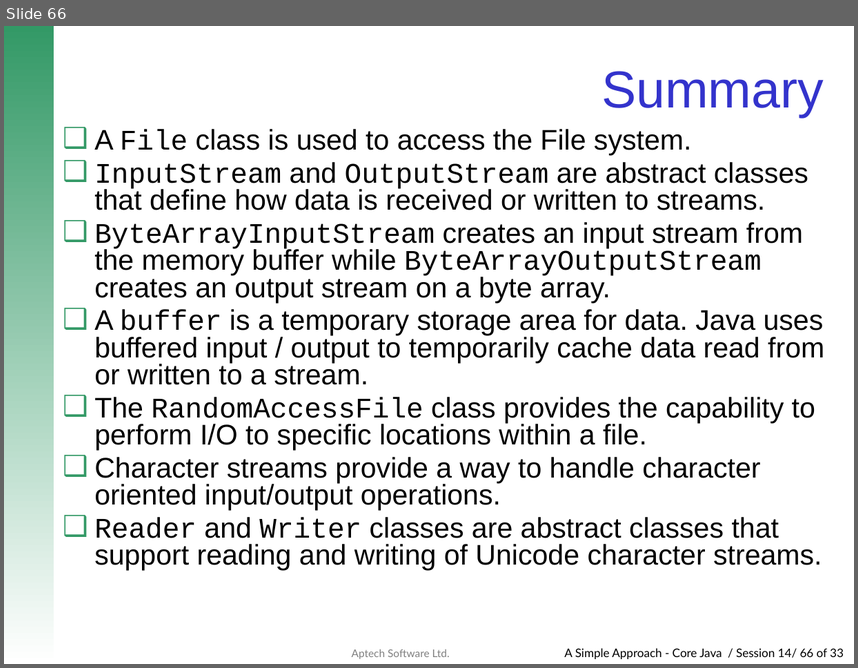
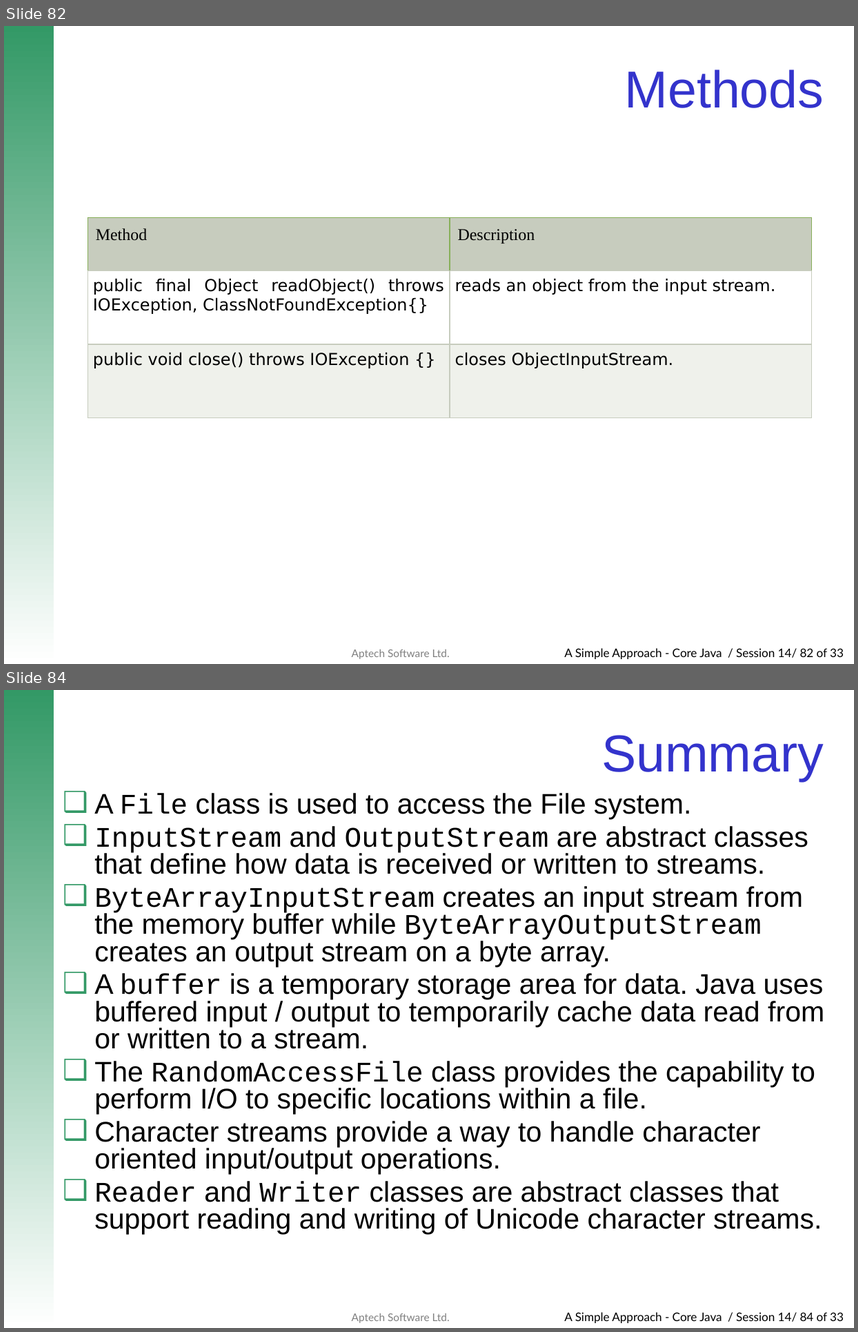
Before and after one commit to Neeti29/Java-Programs, a slide deck: IOPackage.pptx. Shown one above the other, each under a label of ours: slide 66 before the commit, slides 82 and 84 after it; the slides between them are not shown. The pictures are 858x668 and 858x1332 pixels, drawn with LibreOffice and Linux fonts; fonts in the diff are those of the drawing; background and template pictures are left out. Boxes give left, top, right and bottom in pixels: in the first picture for what was removed or moved away, otherwise in the second. Text is boxed around its words. In the diff, an @@ line names an element or a change of style, - is before the commit and + after.

```diff
--- a/IOPackage.pptx
+++ b/IOPackage.pptx
@@ slide 82 added at (4,26,854,664), background #FFFFFF; not listed: 3 template elements that a slide beside it also shows @@
@@ title added at (625,69,824,108), 44 pt, text #3333CC @@
+Methods
@@ table added at (87,217,811,418), 3 rows, 2 columns @@
+Method | Description
+public final Object readObject() throws IOException, ClassNotFoundException{} | reads an object from the input stream.
+public void close() throws IOException {} | closes ObjectInputStream.
@@ what was slide 66 is now slide 84 @@
@@ text at (564,1312,844,1323): text changed @@
-A Simple Approach - Core Java / Session 14/ 66 of 33
+A Simple Approach - Core Java / Session 14/ 84 of 33
```
Also in this commit, not shown: 17 other slides added, 1 other file.
